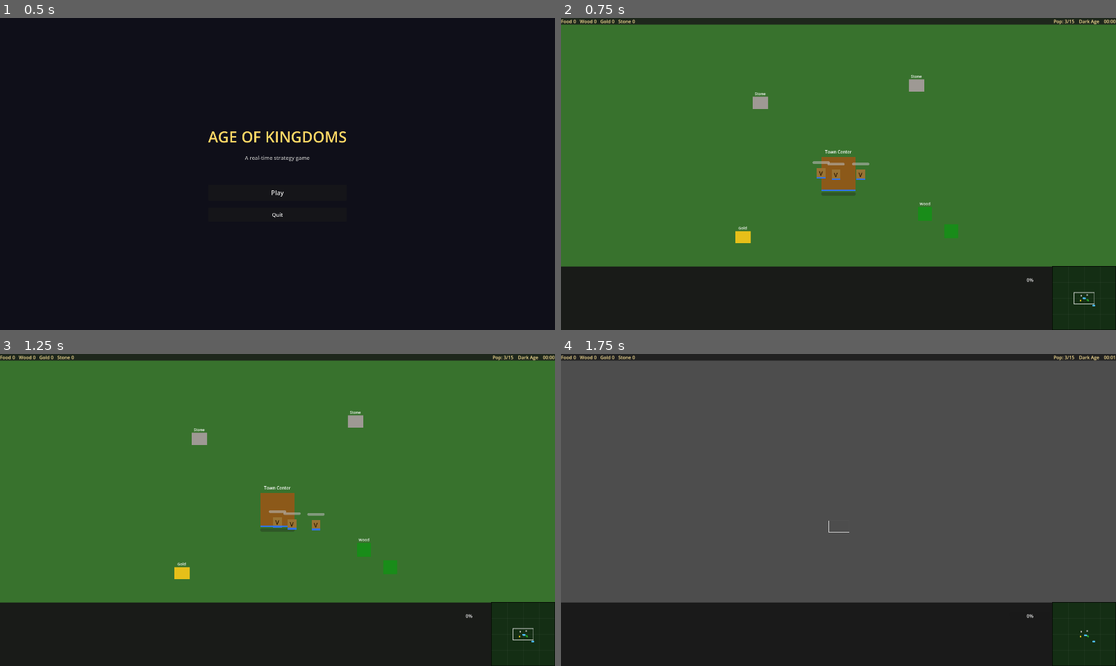
Above: before the commit, frames 1-4 (two rows, left to right).
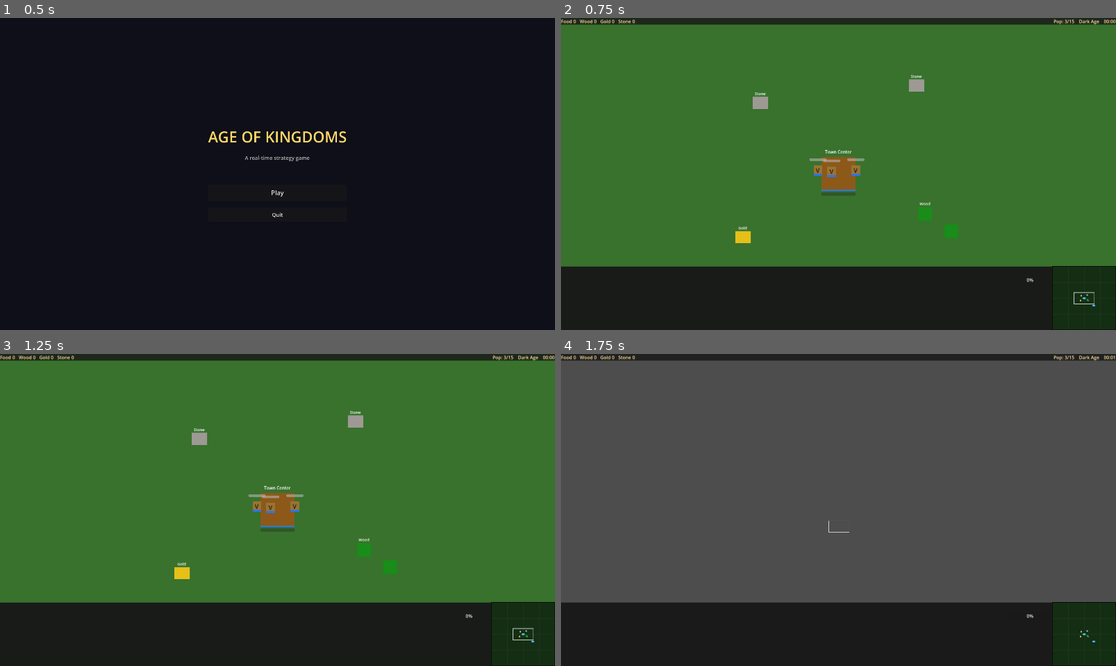
Above: after the commit, the same moments.

Repository: enrimr/rts-game-godot
Game: Godot game, scene res://scenes/game/main_menu.tscn
Same seed, same stepped clock (60 frames per second), same inputs: the game is played once before the commit and once after it.
Inputs (mouse positions are in pixels of both pictures, inside the frame that each line leads up to):
- Up to frame 1 (0.5 s): no input
- Up to frame 2 (0.75 s): click "Play" at 0.5 s
- Up to frame 3 (1.25 s): no input
- Up to frame 4 (1.75 s): tap Enter at 1.25 s; drag from (1082, 634) to (838, 525) at 1.27 s

Frame 1 is identical in both runs. In frame 2, 0.4% of the frame differs, in the area x 44-95%, y 44-91%; in frame 3, 0.5%; in frame 4, less than 0.1%.

Commit message:
Fix: villagers no longer proactively attack nearby enemies
Overrides _on_enemy_entered_range to do nothing — villagers only fight
back when hit (via the retaliation logic in take_damage), matching AoE2
behavior where villagers don't leave their task to chase enemies.

Co-Authored-By: Claude Sonnet 4.6 <noreply@anthropic.com>

Diff:
--- a/project/scripts/units/villager.gd
+++ b/project/scripts/units/villager.gd
@@ -32,6 +32,9 @@
 func _ready() -> void:
 	super._ready()
 	nav_agent.velocity_computed.connect(_on_velocity_computed)
+
+func _on_enemy_entered_range(_body: Node) -> void:
+	pass  # Villagers do not proactively attack; they only retaliate via take_damage.
 
 func _on_auto_attack_target(target: Node) -> void:
 	order_attack(target)
